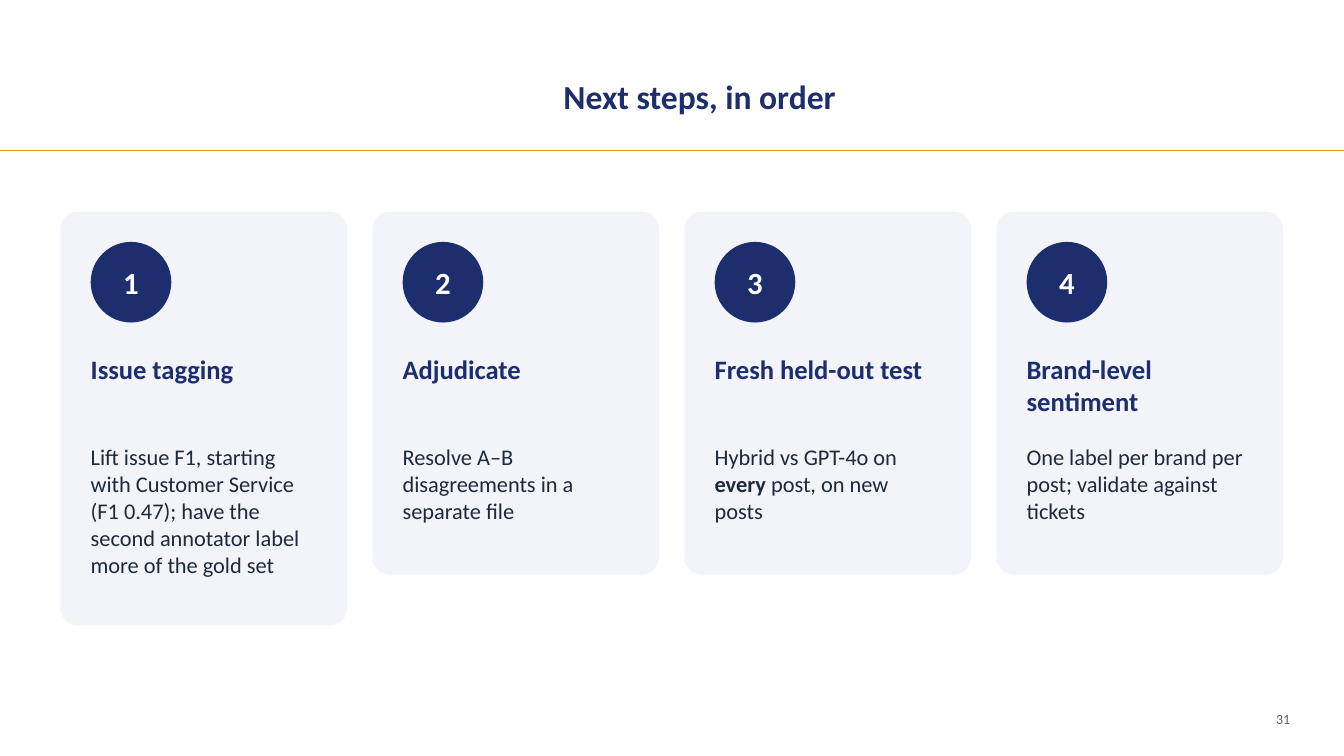
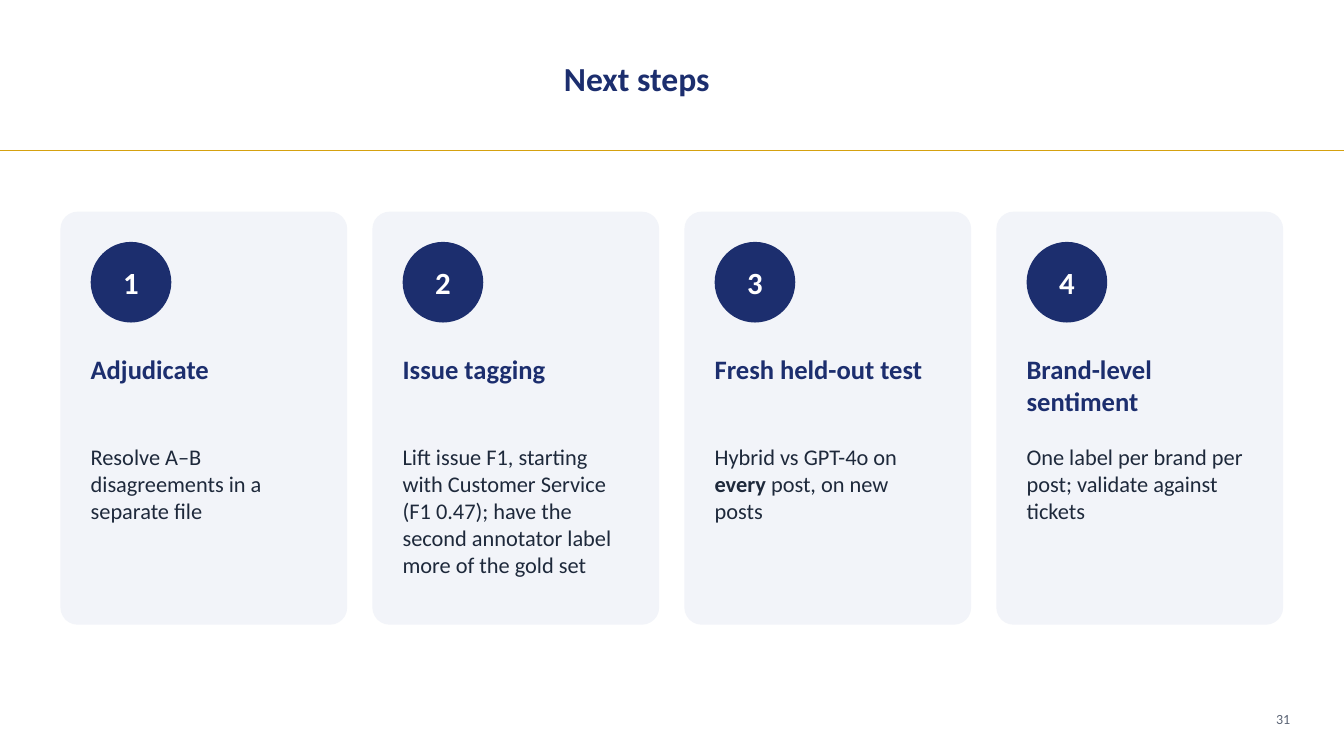
Before and after one commit to LizLicense/Public-Sentiment-Analysis-LLM-powered-Issue-Extraction, a slide deck: slide 30 of presentation/capstone_walkthrough_merged.pptx (slide 31 before the commit). Drawn at 1344x756 pixels with LibreOffice and Linux fonts; fonts in the diff are those of the drawing; background and template pictures are left out. Boxes give left, top, right and bottom in pixels: in the first picture for what was removed or moved away, otherwise in the second. Text is boxed around its words. In the diff, an @@ line names an element or a change of style, - is before the commit and + after.

```diff
--- a/presentation/capstone_walkthrough_merged.pptx
+++ b/presentation/capstone_walkthrough_merged.pptx
@@ text at (x1=564, y1=69, x2=709, y2=97): text changed @@
-Next steps, in order
+Next steps
@@ rounded rectangle resized from (x1=372, y1=212, x2=659, y2=575) to (x1=372, y1=212, x2=659, y2=625) @@
@@ text "Adjudicate" moved from (x1=403, y1=360, x2=521, y2=384) to (x1=91, y1=360, x2=209, y2=384) @@
@@ text "Issue tagging" moved from (x1=91, y1=360, x2=233, y2=384) to (x1=403, y1=360, x2=545, y2=384) @@
@@ text "Resolve A–B disagreements in a ..." moved from (x1=403, y1=449, x2=574, y2=523) to (x1=91, y1=449, x2=262, y2=523) @@
@@ text "Lift issue F1, starting with ..." moved from (x1=91, y1=449, x2=299, y2=577) to (x1=403, y1=449, x2=611, y2=577) @@
```
Also in this commit, not shown: 24 other slides changed, 1 slide removed, 11 other files.
